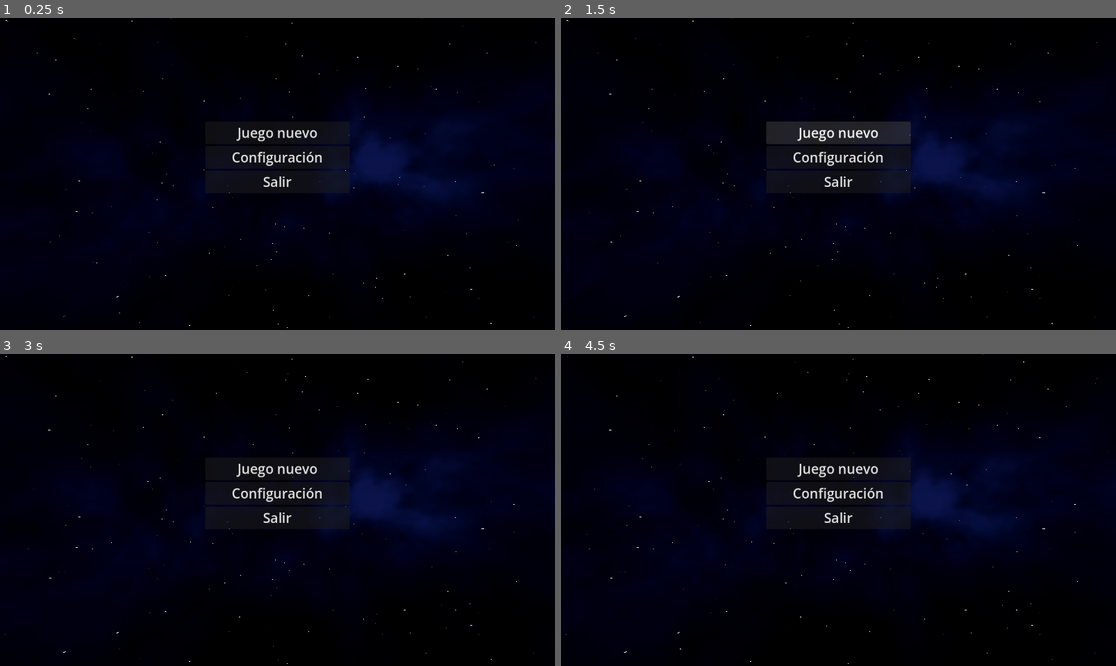
Above: before the commit, frames 1-4 (two rows, left to right).
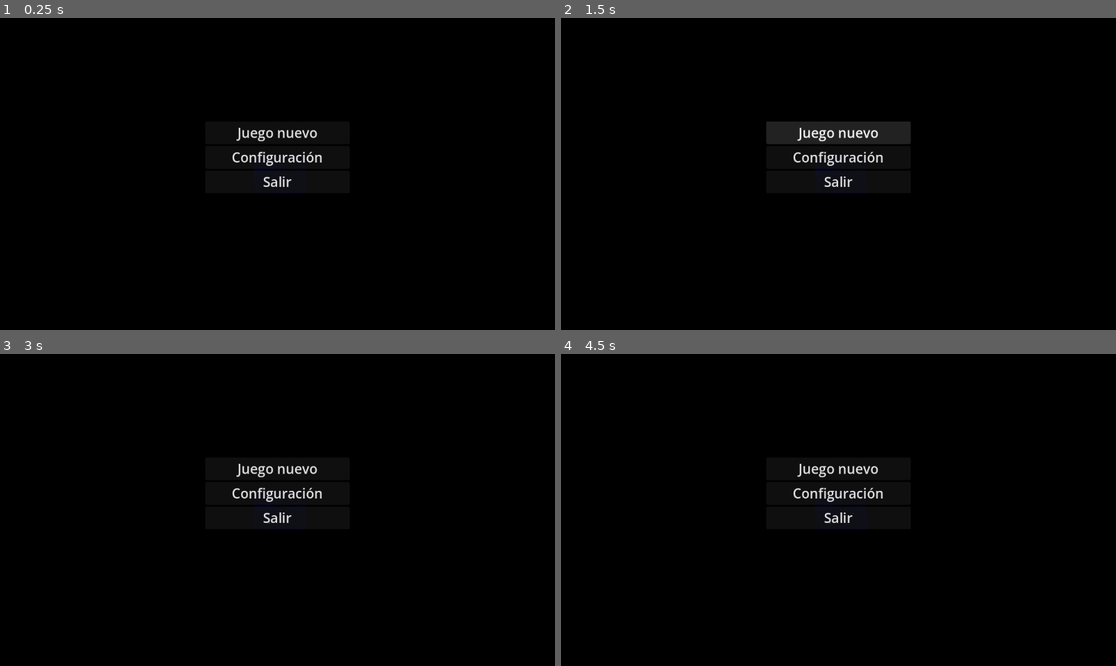
Above: after the commit, the same moments.

Repository: EstebanGonzalez20/Shattered-Echoes
Game: Godot game, scene res://Game/scenes/ui/menus/main_menu.tscn
Two runs of this game, one before a commit and one after it. Both use one fixed random seed, a clock stepped at 60 frames per second and the inputs below. This scene is started directly instead of the project's main scene.
Inputs (mouse positions are in pixels of both pictures, inside the frame that each line leads up to):
- Up to frame 1 (0.25 s): no input
- Up to frame 2 (1.5 s): click "Juego nuevo" at 0.5 s; click "Juego nuevo" at 1.25 s
- Up to frame 3 (3 s): click "Configuración" at 2 s; move the mouse to (399, 494) at 2.77 s; press the mouse at (399, 494) at 2.78 s; hold Right (ui_right) from 2.78 s (still down)
- Up to frame 4 (4.5 s): move the mouse to (727, 525) at 3.52 s; release Right (ui_right) at 3.53 s; release the mouse at (727, 525) at 3.53 s; hold Down (ui_down) 3.53-4.28 s; right-click (727, 525) at 3.6 s; move the mouse to (894, 441) at 4.27 s; press the mouse at (894, 441) at 4.28 s; hold Right (ui_right) from 4.28 s (still down)

The runs differ from the first frame. In frame 1, 12% of the frame differs, in the area x 0-100%, y 0-100%; in frame 2, 12%; in frame 3, 12%; in frame 4, 12%.

Commit message:
feature: crea la sala y escena para la selección de personaje

Diff:
--- a/Game/Scripts/menus/menu.gd
+++ b/Game/Scripts/menus/menu.gd
@@ -9,6 +9,7 @@
 	pass
 
 func _on_play_button_pressed() -> void:
+	# la camara empieza en z:7 debería moverse hacia z:33 aprox
 	pass # Replace with function body.
 
 func _on_quit_button_pressed() -> void:
--- /dev/null
+++ b/Game/scenes/ui/menus/character_select.tscn
@@ -0,0 +1,21 @@
+[gd_scene format=3 uid="uid://dy3jy2jcccn7d"]
+
+[node name="CharacterSelect" type="Node3D" unique_id=25731525]
+
+[node name="CSGBox3D" type="CSGBox3D" parent="." unique_id=1079349072]
+transform = Transform3D(1, 0, 0, 0, 1, 0, 0, 0, 1, 1.0615051, 5.8209763, 9.537767)
+size = Vector3(66, 30, 1)
+
+[node name="CSGBox3D" type="CSGBox3D" parent="CSGBox3D" unique_id=2116396775]
+transform = Transform3D(1, 0, 0, 0, 1, 0, 0, 0, 1, 0.0438087, -4.7804346, -0.008000374)
+operation = 2
+size = Vector3(6, 4.5, 1.198)
+
+[node name="CSGBox3D2" type="CSGBox3D" parent="." unique_id=2016819250]
+transform = Transform3D(1, 0, 0, 0, 1, 0, 0, 0, 1, 1.2743902, -9.415789, 18.815266)
+size = Vector3(66, 1, 20)
+
+[node name="CSGCylinder3D" type="CSGCylinder3D" parent="." unique_id=1896419956]
+transform = Transform3D(1, 0, 0, 0, 1, 0, 0, 0, 1, -2.9024153, -6.4625254, 13.075729)
+radius = 1.5
+height = 4.0
--- a/Game/scenes/ui/menus/main_menu.tscn
+++ b/Game/scenes/ui/menus/main_menu.tscn
@@ -14,7 +14,7 @@
 [node name="MainMenu" type="Node3D" unique_id=1212301076]
 
 [node name="Camera3D" type="Camera3D" parent="." unique_id=17715007]
-transform = Transform3D(1, 0, 0, 0, 1, 0, 0, 0, 1, 1.3982962, 1.2164338, 3.8779001)
+transform = Transform3D(1, 0, 0, 0, 1, 0, 0, 0, 1, 2.077, 1.3, 33)
 
 [node name="VBoxContainer" type="VBoxContainer" parent="." unique_id=2057588859]
 anchors_preset = 8
@@ -53,5 +53,23 @@
 stream = ExtResource("4_h0npb")
 autoplay = true
 
+[node name="CSGBox3D" type="CSGBox3D" parent="." unique_id=857004219]
+transform = Transform3D(1, 0, 0, 0, 1, 0, 0, 0, 1, 2.3298576, 5.8742075, 9.789418)
+size = Vector3(66, 30, 1)
+
+[node name="CSGBox3D" type="CSGBox3D" parent="CSGBox3D" unique_id=176129592]
+transform = Transform3D(1, 0, 0, 0, 1, 0, 0, 0, 1, 0.0438087, -4.7804346, -0.008000374)
+operation = 2
+size = Vector3(6, 4.5, 1.198)
+
+[node name="CSGBox3D2" type="CSGBox3D" parent="." unique_id=1848521935]
+transform = Transform3D(1, 0, 0, 0, 1, 0, 0, 0, 1, 1.2743902, -9.415789, 18.815266)
+size = Vector3(66, 1, 20)
+
+[node name="CSGCylinder3D" type="CSGCylinder3D" parent="." unique_id=536119168]
+transform = Transform3D(1, 0, 0, 0, 1, 0, 0, 0, 1, -2.9024153, -6.4625254, 13.075729)
+radius = 1.5
+height = 4.0
+
 [connection signal="pressed" from="VBoxContainer/PlayButton" to="VBoxContainer" method="_on_play_button_pressed"]
 [connection signal="pressed" from="VBoxContainer/QuitButton" to="VBoxContainer" method="_on_quit_button_pressed"]
